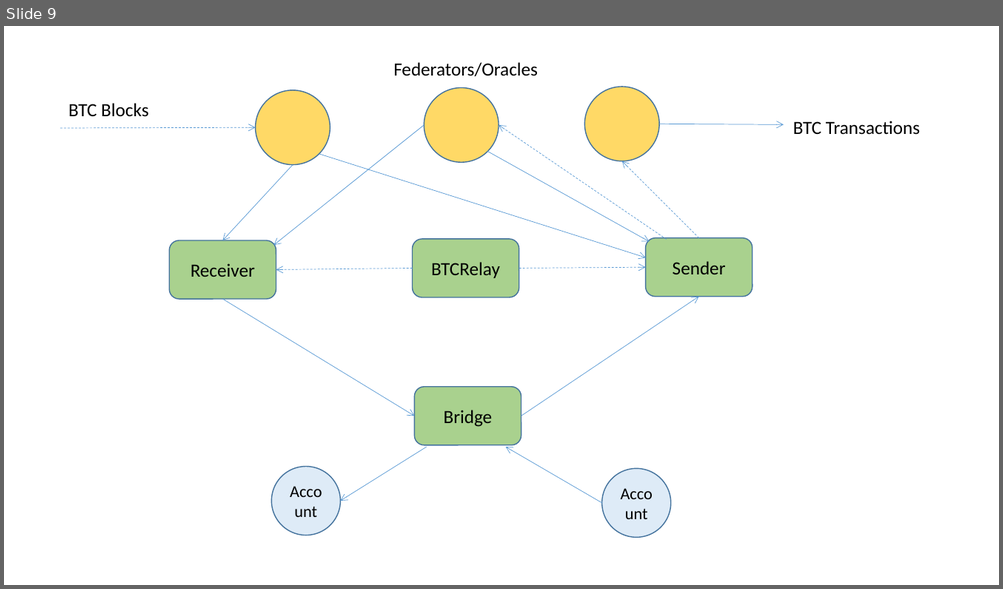
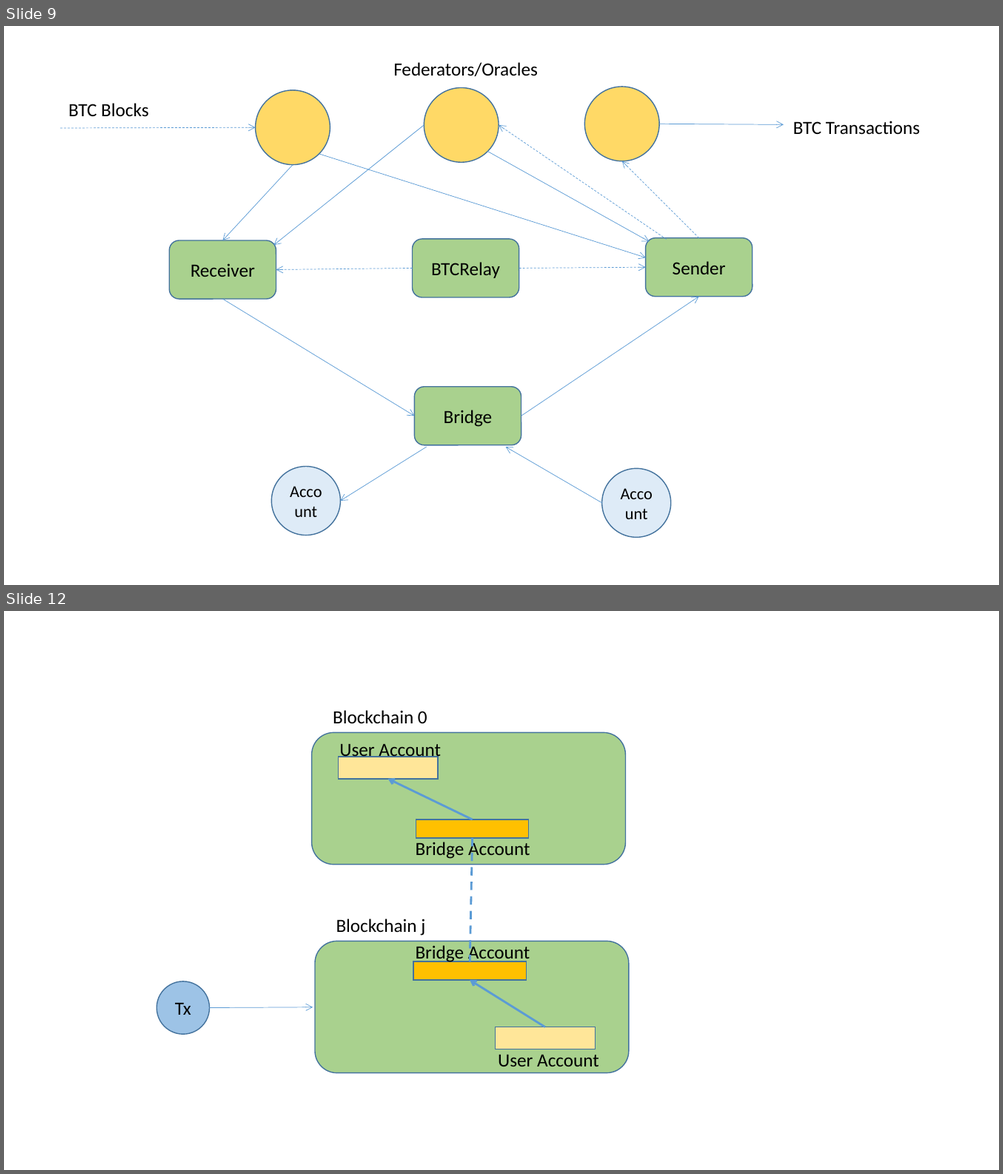
Before and after one commit to ajlopez/Talks, a slide deck: ConnBlockchains/images/BlockchainImages2.pptx. Shown one above the other, each under a label of ours: slide 9 before the commit, slides 9 and 12 after it; the slides between them are not shown. The pictures are 1003x589 and 1003x1174 pixels, drawn with LibreOffice and Linux fonts; fonts in the diff are those of the drawing. Boxes give left, top, right and bottom in pixels: in the first picture for what was removed or moved away, otherwise in the second. Text is boxed around its words. In the diff, an @@ line names an element or a change of style, - is before the commit and + after.

Commit message:
New blockchain images

```diff
--- a/ConnBlockchains/images/BlockchainImages2.pptx
+++ b/ConnBlockchains/images/BlockchainImages2.pptx
@@ slide 12 added at box(4, 611, 999, 1170), background #FFFFFF @@
@@ text added at box(333, 710, 427, 724), 18 pt, text #000000 @@
+Blockchain 0
@@ rounded rectangle added at box(311, 732, 626, 865), fill #A9D18E, outline #43739E 1 pt @@
@@ rectangle added at box(338, 757, 438, 779), fill #FFE699, outline #43739E 1 pt @@
@@ text added at box(339, 744, 441, 760), 18 pt, text #000000 @@
+User Account
@@ arrow added from (472, 820) to (388, 779), #5B9BD5 2 pt @@
@@ rectangle added at box(416, 820, 529, 839), fill #FFC000, outline #43739E 1 pt @@
@@ text added at box(415, 840, 530, 860), 18 pt, text #000000 @@
+Bridge Account
@@ line added from (472, 839) to (469, 962), #5B9BD5 2 pt dashed @@
@@ text added at box(336, 919, 425, 936), 18 pt, text #000000 @@
+Blockchain j
@@ rounded rectangle added at box(315, 942, 629, 1073), fill #A9D18E, outline #43739E 1 pt @@
@@ text added at box(415, 943, 530, 963), 18 pt, text #000000 @@
+Bridge Account
@@ rectangle added at box(414, 962, 526, 980), fill #FFC000, outline #43739E 1 pt @@
@@ ellipse added at box(157, 982, 210, 1035), fill #9DC3E6, outline #43739E 1 pt, 18 pt, text #000000 @@
+Tx
@@ arrow added from (545, 1028) to (469, 980), #5B9BD5 2 pt @@
@@ arrow added from (209, 1008) to (313, 1008), #5B9BD5 0.5 pt @@
@@ rectangle added at box(495, 1028, 595, 1050), fill #FFE699, outline #43739E 1 pt @@
@@ text added at box(498, 1055, 599, 1067), 18 pt, text #000000 @@
+User Account
```
Also in this commit, not shown: 2 other slides added.
